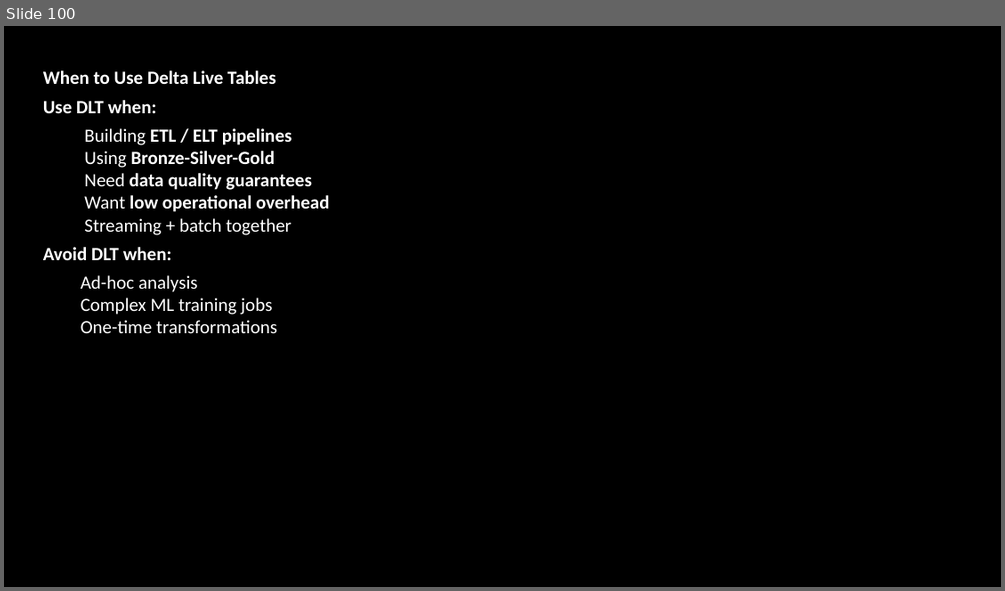
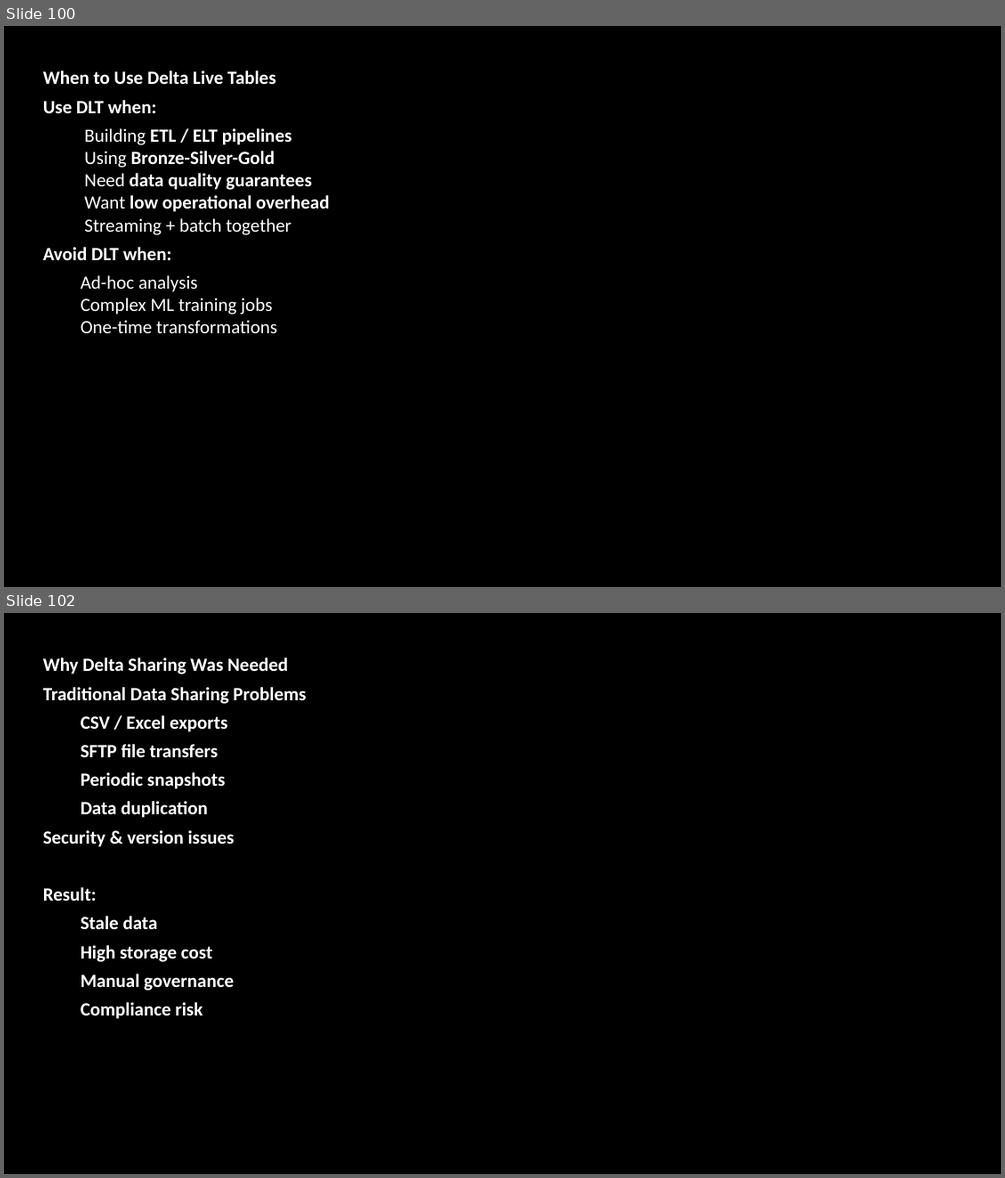
Before and after one commit to babjeereddy/revature_databrics, a slide deck: databrics/Databrics.pptx. Shown one above the other, each under a label of ours: slide 100 before the commit, slides 100 and 102 after it; the slides between them are not shown. The pictures are 1005x591 and 1005x1178 pixels, drawn with LibreOffice and Linux fonts; fonts in the diff are those of the drawing; background and template pictures are left out. Boxes give left, top, right and bottom in pixels: in the first picture for what was removed or moved away, otherwise in the second. Text is boxed around its words. In the diff, an @@ line names an element or a change of style, - is before the commit and + after.

```diff
--- a/databrics/Databrics.pptx
+++ b/databrics/Databrics.pptx
@@ slide 102 added at box(4, 613, 1001, 1174), background picture (left out) @@
@@ text added at box(43, 657, 306, 1019), 18 pt, text #FFFFFF, bold @@
+Why Delta Sharing Was Needed
+Traditional Data Sharing Problems
+CSV / Excel exports
+SFTP file transfers
+Periodic snapshots
+Data duplication
+Security & version issues
+Result:
+Stale data
+High storage cost
+Manual governance
+Compliance risk
```
Also in this commit, not shown: 2 slides changed, 36 other slides added.
